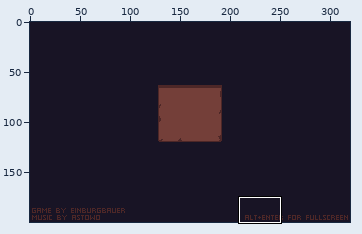
Pixel-art file, stored at assets/Sprites/menu.ase. Above: a wide view before the commit, with the close-up outlined.
Close-up. Earlier state:
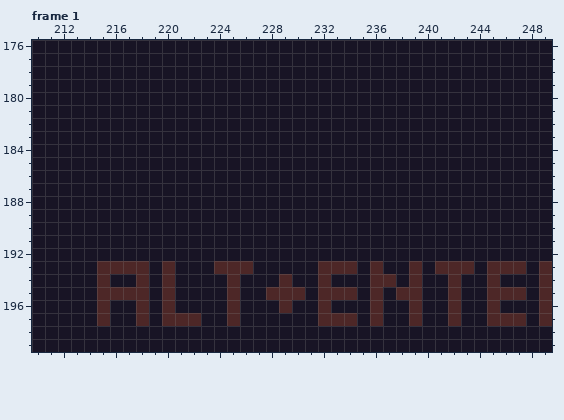
320x200 pixels, 2 frames. Shown: frame 1: x 210..249, y 176..199.
Once edited:
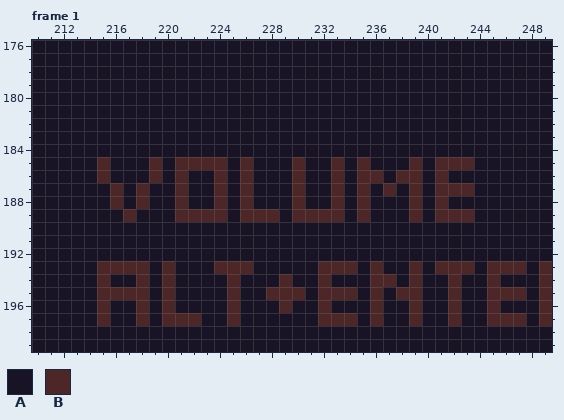
Palette (. is transparent): A #181425  B #4d2727
Difference:
{"where": "frame 1, layer \"Layer 3\""}
{"frame":1,"y":185,"x":215,"old":"A","new":"B"}
{"frame":1,"y":185,"x":219,"old":"A","new":"B"}
{"frame":1,"y":185,"x":221,"old":"AAAA","new":"BBBB"}
{"frame":1,"y":185,"x":226,"old":"A","new":"B"}
{"frame":1,"y":185,"x":230,"old":"A","new":"B"}
{"frame":1,"y":185,"x":233,"old":"A","new":"B"}
{"frame":1,"y":185,"x":235,"old":"A","new":"B"}
{"frame":1,"y":185,"x":239,"old":"A","new":"B"}
{"frame":1,"y":185,"x":241,"old":"AAA","new":"BBB"}
{"frame":1,"y":186,"x":215,"old":"A","new":"B"}
{"frame":1,"y":186,"x":219,"old":"A","new":"B"}
{"frame":1,"y":186,"x":221,"old":"A","new":"B"}
{"frame":1,"y":186,"x":224,"old":"A","new":"B"}
{"frame":1,"y":186,"x":226,"old":"A","new":"B"}
{"frame":1,"y":186,"x":230,"old":"A","new":"B"}
{"frame":1,"y":186,"x":233,"old":"A","new":"B"}
{"frame":1,"y":186,"x":235,"old":"AA","new":"BB"}
{"frame":1,"y":186,"x":238,"old":"AA","new":"BB"}
{"frame":1,"y":186,"x":241,"old":"A","new":"B"}
{"frame":1,"y":187,"x":216,"old":"A","new":"B"}
{"frame":1,"y":187,"x":218,"old":"A","new":"B"}
{"frame":1,"y":187,"x":221,"old":"A","new":"B"}
{"frame":1,"y":187,"x":224,"old":"A","new":"B"}
{"frame":1,"y":187,"x":226,"old":"A","new":"B"}
{"frame":1,"y":187,"x":230,"old":"A","new":"B"}
{"frame":1,"y":187,"x":233,"old":"A","new":"B"}
{"frame":1,"y":187,"x":235,"old":"A","new":"B"}
{"frame":1,"y":187,"x":237,"old":"A","new":"B"}
{"frame":1,"y":187,"x":239,"old":"A","new":"B"}
{"frame":1,"y":187,"x":241,"old":"AAA","new":"BBB"}
{"frame":1,"y":188,"x":216,"old":"A","new":"B"}
{"frame":1,"y":188,"x":218,"old":"A","new":"B"}
{"frame":1,"y":188,"x":221,"old":"A","new":"B"}
{"frame":1,"y":188,"x":224,"old":"A","new":"B"}
{"frame":1,"y":188,"x":226,"old":"A","new":"B"}
{"frame":1,"y":188,"x":230,"old":"A","new":"B"}
{"frame":1,"y":188,"x":233,"old":"A","new":"B"}
{"frame":1,"y":188,"x":235,"old":"A","new":"B"}
{"frame":1,"y":188,"x":239,"old":"A","new":"B"}
{"frame":1,"y":188,"x":241,"old":"A","new":"B"}
{"frame":1,"y":189,"x":217,"old":"A","new":"B"}
{"frame":1,"y":189,"x":221,"old":"AAAA","new":"BBBB"}
{"frame":1,"y":189,"x":226,"old":"AAA","new":"BBB"}
{"frame":1,"y":189,"x":230,"old":"AAAA","new":"BBBB"}
{"frame":1,"y":189,"x":235,"old":"A","new":"B"}
{"frame":1,"y":189,"x":239,"old":"A","new":"B"}
{"frame":1,"y":189,"x":241,"old":"AAA","new":"BBB"}
{"label":"changed","picture_box":[97,157,474,222]}
